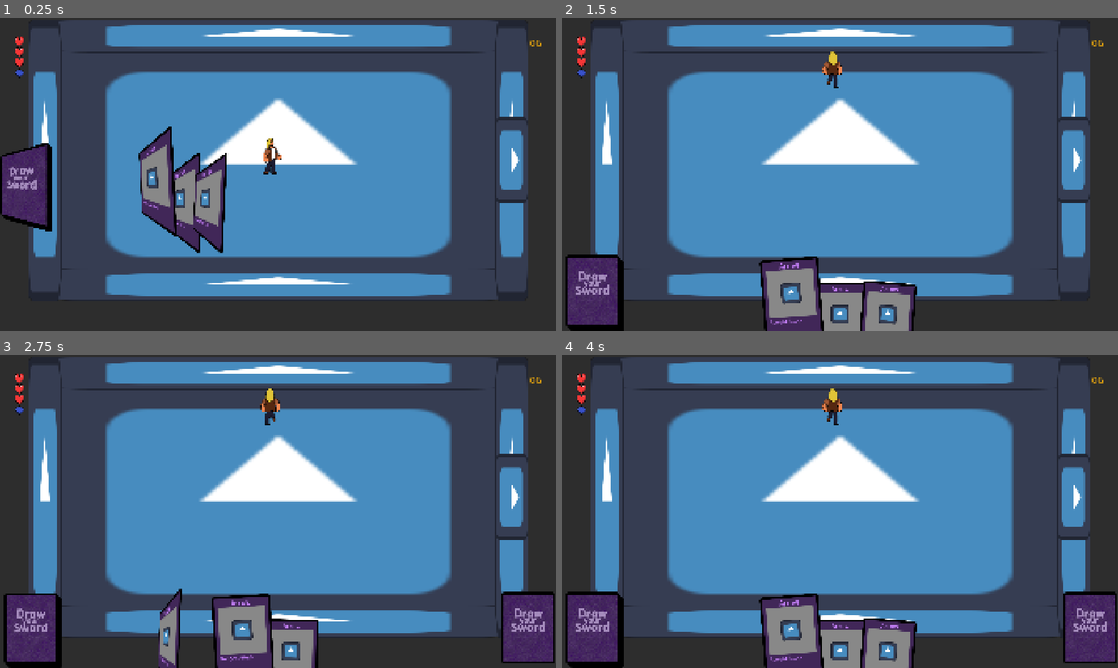
Above: before the commit, frames 1-4 (two rows, left to right).
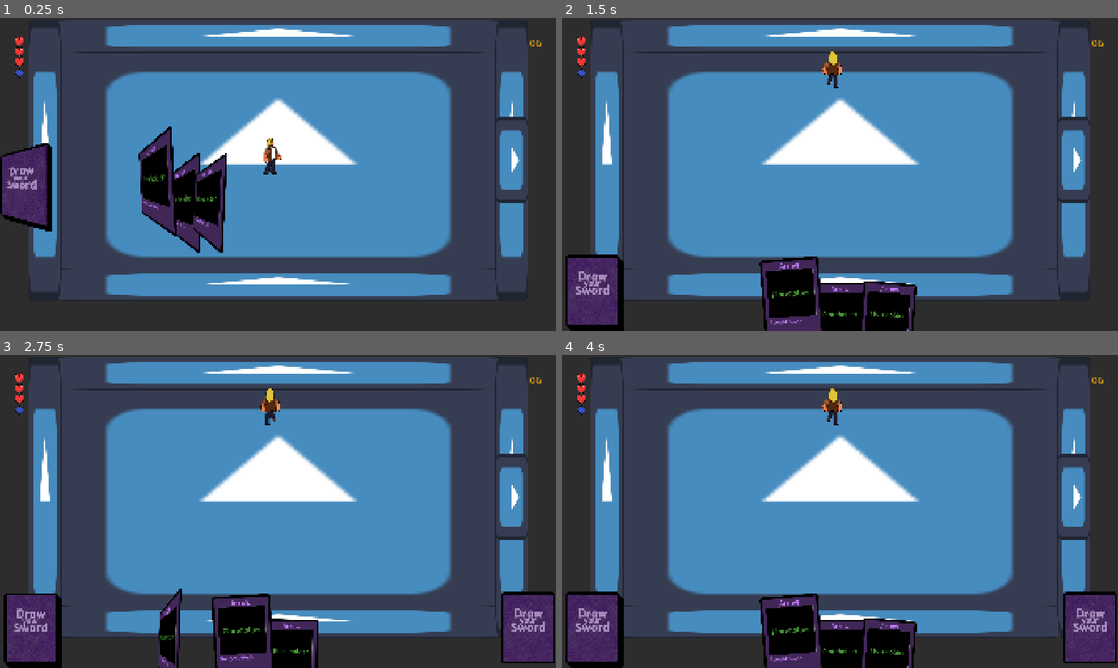
Above: after the commit, the same moments.

Repository: MamaDespik/GGJ-1
Game: Godot game, scene res://game.tscn
The game is run twice, just before and just after one commit, with the same random seed, the same clock (stepped at 60 frames per second) and the same inputs. The engine's default icon, where the game draws it, is replaced by a stand-in: a white triangle on a blue panel in a dark square. Sound files missing from this copy of the repository are replaced by a short silence.
Inputs (mouse positions are in pixels of both pictures, inside the frame that each line leads up to):
- Up to frame 1 (0.25 s): no input
- Up to frame 2 (1.5 s): move the mouse to (867, 174) at 0.52 s; hold Mouse wheel up (change_highlight_left) 0.53-1.28 s; hold W (move_up) from 0.53 s (still down); move the mouse to (812, 174) at 1.27 s; tap Mouse wheel down (change_highlight_right) at 1.35 s
- Up to frame 3 (2.75 s): keep holding W (move_up); move the mouse to (289, 505) at 2.02 s; press the mouse at (289, 505) at 2.03 s
- Up to frame 4 (4 s): keep holding W (move_up); move the mouse to (834, 517) at 2.77 s; release the mouse at (834, 517) at 2.78 s; tap Mouse wheel up (change_highlight_left) at 2.85 s; move the mouse to (878, 514) at 3.52 s; hold Mouse wheel down (change_highlight_right) from 3.53 s (still down)

The runs differ from the first frame. In frame 1, 1.9% of the frame differs, in the area x 25-40%, y 40-67%; in frame 2, 3.1%, in the area x 36-63%, y 80-100%; in frame 3, 2.6%; in frame 4, 3.1%.

Commit message:
Inherited Card Changes

Diff:
--- a/godovelopment-game-jam-1/Cards/basic_melee_card.tscn
+++ b/godovelopment-game-jam-1/Cards/basic_melee_card.tscn
@@ -1,13 +1,10 @@
-[gd_scene load_steps=5 format=3 uid="uid://c8vstwhto00ys"]
+[gd_scene load_steps=4 format=3 uid="uid://c8vstwhto00ys"]
 
 [ext_resource type="PackedScene" uid="uid://cb2547m4s54t2" path="res://Cards/Card.tscn" id="1_asgi6"]
 [ext_resource type="PackedScene" uid="uid://2xol60hp2f3w" path="res://Card Actions/basic_melee_card_action.tscn" id="2_h4ou2"]
 
 [sub_resource type="ViewportTexture" id="ViewportTexture_h4ou2"]
 viewport_path = NodePath("CardSprite/CardModelViewport")
-
-[sub_resource type="ViewportTexture" id="ViewportTexture_rlh4q"]
-viewport_path = NodePath("CardSprite/CardModelViewport/CardModel/CardFront/CardFrontViewport")
 
 [node name="BasicMeleeCard" instance=ExtResource("1_asgi6")]
 card_title = "Melee"
@@ -16,6 +13,3 @@
 
 [node name="CardSprite" parent="." index="0"]
 texture = SubResource("ViewportTexture_h4ou2")
-
-[node name="CardFront" parent="CardSprite/CardModelViewport/CardModel" index="0"]
-texture = SubResource("ViewportTexture_rlh4q")
--- a/godovelopment-game-jam-1/Cards/basic_ranged_card.tscn
+++ b/godovelopment-game-jam-1/Cards/basic_ranged_card.tscn
@@ -2,20 +2,16 @@
 
 [ext_resource type="PackedScene" uid="uid://cb2547m4s54t2" path="res://Cards/Card.tscn" id="1_8gr2j"]
 [ext_resource type="PackedScene" uid="uid://d01gc47tvsyrr" path="res://Card Actions/basic_ranged_card_action.tscn" id="2_b7uu4"]
+[ext_resource type="Texture2D" uid="uid://dd3aogvrp7p0u" path="res://Assets/Cards/Base/card_image_placeholder.png" id="2_n24rs"]
 
 [sub_resource type="ViewportTexture" id="ViewportTexture_b7uu4"]
 viewport_path = NodePath("CardSprite/CardModelViewport")
 
-[sub_resource type="ViewportTexture" id="ViewportTexture_fmg21"]
-viewport_path = NodePath("CardSprite/CardModelViewport/CardModel/CardFront/CardFrontViewport")
-
 [node name="BasicRangedCard" instance=ExtResource("1_8gr2j")]
 card_title = "Arrow"
+card_image = ExtResource("2_n24rs")
 card_text = "Ranged Attack"
 card_action_scene = ExtResource("2_b7uu4")
 
 [node name="CardSprite" parent="." index="0"]
 texture = SubResource("ViewportTexture_b7uu4")
-
-[node name="CardFront" parent="CardSprite/CardModelViewport/CardModel" index="0"]
-texture = SubResource("ViewportTexture_fmg21")
--- a/godovelopment-game-jam-1/Cards/block_card.tscn
+++ b/godovelopment-game-jam-1/Cards/block_card.tscn
@@ -6,9 +6,6 @@
 
 [sub_resource type="ViewportTexture" id="ViewportTexture_m3dpp"]
 viewport_path = NodePath("CardSprite/CardModelViewport")
-
-[sub_resource type="ViewportTexture" id="ViewportTexture_ajmgl"]
-viewport_path = NodePath("CardSprite/CardModelViewport/CardModel/CardFront/CardFrontViewport")
 
 [node name="BlockCard" instance=ExtResource("1_bmw6m")]
 script = ExtResource("2_m3dpp")
@@ -18,6 +15,3 @@
 
 [node name="CardSprite" parent="." index="0"]
 texture = SubResource("ViewportTexture_m3dpp")
-
-[node name="CardFront" parent="CardSprite/CardModelViewport/CardModel" index="0"]
-texture = SubResource("ViewportTexture_ajmgl")
--- a/godovelopment-game-jam-1/Cards/dash_card.tscn
+++ b/godovelopment-game-jam-1/Cards/dash_card.tscn
@@ -1,13 +1,10 @@
-[gd_scene load_steps=5 format=3 uid="uid://c4nl0h0bw20bj"]
+[gd_scene load_steps=4 format=3 uid="uid://c4nl0h0bw20bj"]
 
 [ext_resource type="PackedScene" uid="uid://cb2547m4s54t2" path="res://Cards/Card.tscn" id="1_wwyou"]
 [ext_resource type="PackedScene" uid="uid://b6lckcpt4femf" path="res://Card Actions/dash_card_action.tscn" id="2_tl8dp"]
 
 [sub_resource type="ViewportTexture" id="ViewportTexture_tl8dp"]
 viewport_path = NodePath("CardSprite/CardModelViewport")
-
-[sub_resource type="ViewportTexture" id="ViewportTexture_2qs8v"]
-viewport_path = NodePath("CardSprite/CardModelViewport/CardModel/CardFront/CardFrontViewport")
 
 [node name="DashCard" instance=ExtResource("1_wwyou")]
 card_title = "Dash"
@@ -16,6 +13,3 @@
 
 [node name="CardSprite" parent="." index="0"]
 texture = SubResource("ViewportTexture_tl8dp")
-
-[node name="CardFront" parent="CardSprite/CardModelViewport/CardModel" index="0"]
-texture = SubResource("ViewportTexture_2qs8v")
Not shown: 1 places in godovelopment-game-jam-1/Cards/block_card.tscn that only renumber resources
